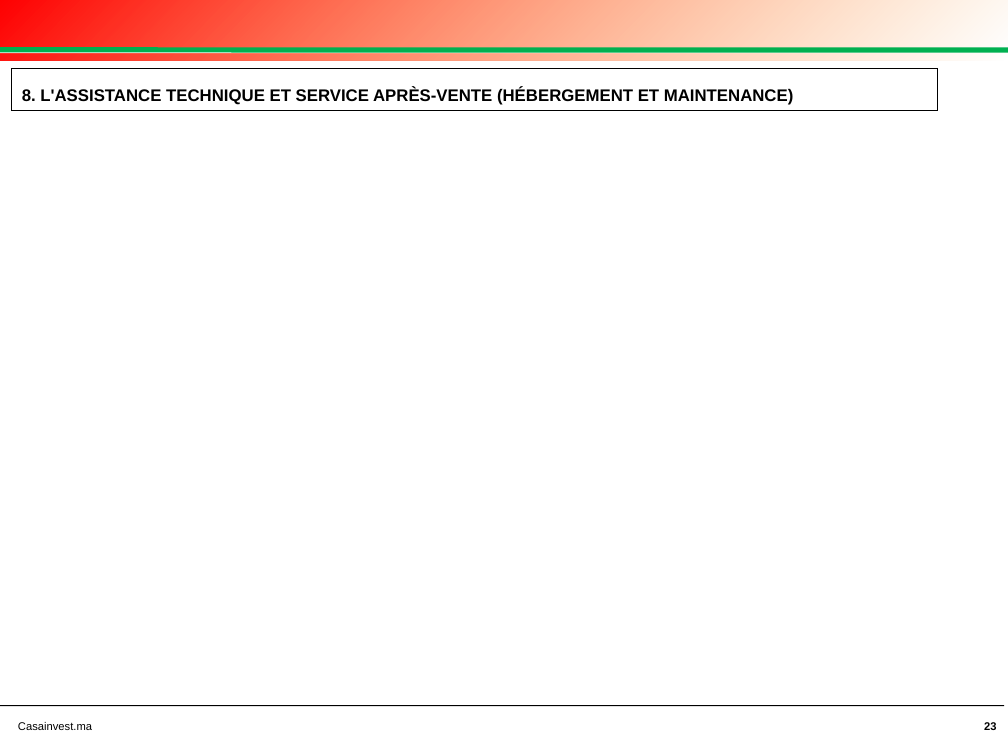
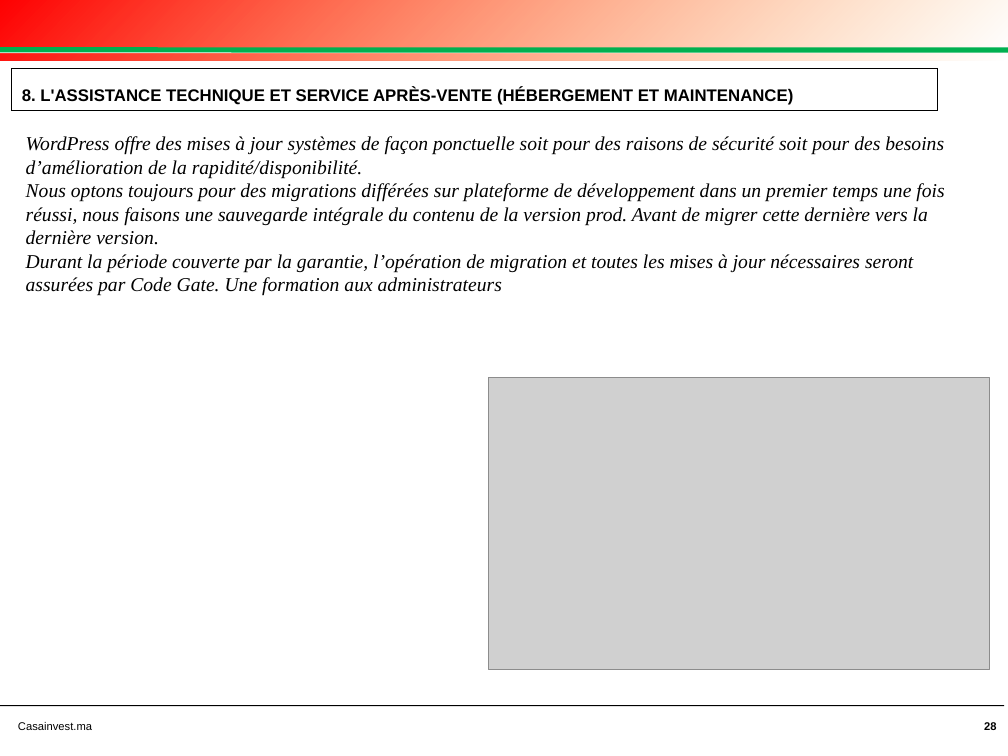
Before and after one commit to achafak/casainvest, a slide deck: slide 28 of DOSSIER TECHNIQUE AO CRI.pptx (slide 23 before the commit). Drawn at 1008x756 pixels with LibreOffice and Linux fonts; fonts in the diff are those of the drawing; grey boxes stand for pictures; background and template pictures are left out. Boxes give left, top, right and bottom in pixels: in the first picture for what was removed or moved away, otherwise in the second. Text is boxed around its words. In the diff, an @@ line names an element or a change of style, - is before the commit and + after.

```diff
--- a/DOSSIER TECHNIQUE AO CRI.pptx
+++ b/DOSSIER TECHNIQUE AO CRI.pptx
@@ text added at (26,136,944,296), 14 pt, text #000000, italic @@
+WordPress offre des mises à jour systèmes de façon ponctuelle soit pour des raisons de sécurité soit pour des besoins d’amélioration de la rapidité/disponibilité.
+Nous optons toujours pour des migrations différées sur plateforme de développement dans un premier temps une fois réussi, nous faisons une sauvegarde intégrale du contenu de la version prod. Avant de migrer cette dernière vers la dernière version.
+Durant la période couverte par la garantie, l’opération de migration et toutes les mises à jour nécessaires seront assurées par Code Gate. Une formation aux administrateurs
@@ picture added at (488,378,989,669) @@
@@ page number at (984,721,996,732): text changed @@
-23
+28
```
Also in this commit, not shown: 13 other slides changed, 5 slides added, 20 slides removed, 28 other files.
